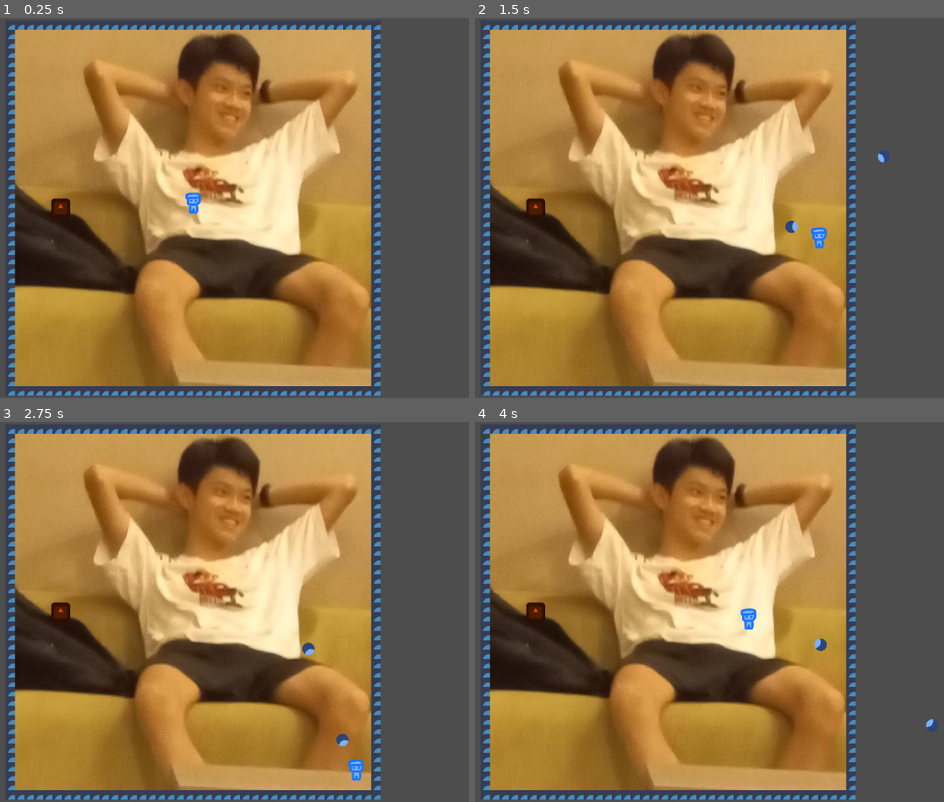
Above: before the commit, frames 1-4 (two rows, left to right).
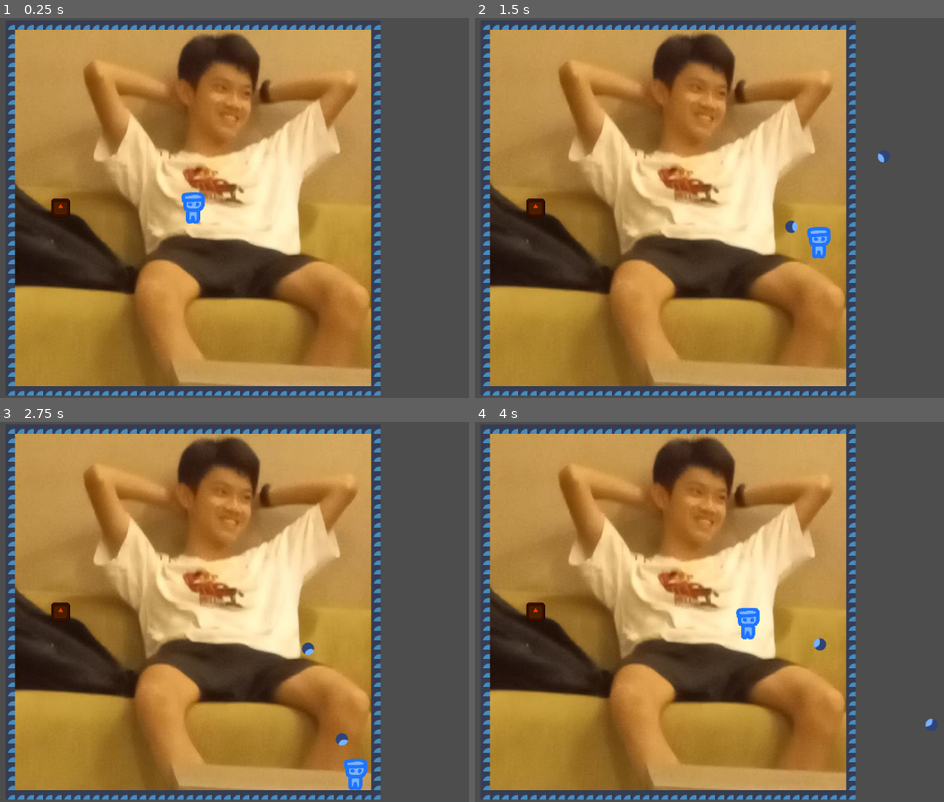
Above: after the commit, the same moments.

Repository: Darr3n2GG/guns
Game: Godot game, scene res://Worlds/movement_test.tscn
Two runs of this game, one before a commit and one after it. Both use one fixed random seed, a clock stepped at 60 frames per second and the inputs below. The project has no main scene, so this scene is started directly. The engine's default icon, where the game draws it, is replaced by a stand-in: a white triangle on a blue panel in a dark square.
Inputs (mouse positions are in pixels of both pictures, inside the frame that each line leads up to):
- Up to frame 1 (0.25 s): no input
- Up to frame 2 (1.5 s): tap Enter at 0.5 s; move the mouse to (817, 189) at 0.52 s; press the mouse at (817, 189) at 0.53 s; hold D (move_right) 0.53-1.28 s; move the mouse to (531, 227) at 1.27 s; release the mouse at (531, 227) at 1.28 s; hold S (move_down) from 1.28 s (still down); click (531, 227) at 1.35 s
- Up to frame 3 (2.75 s): move the mouse to (262, 528) at 2.02 s; release S (move_down) at 2.03 s; press the mouse at (262, 528) at 2.03 s; hold D (move_right) from 2.03 s (still down)
- Up to frame 4 (4 s): move the mouse to (634, 688) at 2.77 s; release D (move_right) at 2.78 s; release the mouse at (634, 688) at 2.78 s; hold W (move_up) 2.78-3.53 s; click (634, 688) at 2.85 s; move the mouse to (868, 669) at 3.52 s; press the mouse at (868, 669) at 3.53 s; hold A (move_left) from 3.53 s (still down)

The runs differ from the first frame. In frame 1, 0.3% of the frame differs, in the area x 38-44%, y 45-55%; in frame 2, 0.3%; in frame 3, 0.3%, in the area x 64-79%, y 57-97%; in frame 4, 0.3%.

Commit message:
finalized animation for player

Diff:
--- a/Characters/Player/Gun.gd
+++ b/Characters/Player/Gun.gd
@@ -25,6 +25,7 @@
 	var new_projectile = projectile.instantiate() as Sprite2D
 	owner.add_child(new_projectile)
 	new_projectile.set_as_top_level(true)
+	new_projectile.global_position = $Muzzle.global_position
 	new_projectile.transform = global_transform
 	new_projectile.get_child(1).damage = Global.ammo_damage
 	Global.ammo -= 1
--- a/Characters/Player/player.tscn
+++ b/Characters/Player/player.tscn
@@ -10,7 +10,7 @@
 [ext_resource type="Script" path="res://Characters/Player/Gun.gd" id="5_qwdnl"]
 
 [sub_resource type="RectangleShape2D" id="RectangleShape2D_1ikko"]
-size = Vector2(52, 52)
+size = Vector2(54, 54)
 
 [sub_resource type="AtlasTexture" id="AtlasTexture_75lt8"]
 atlas = ExtResource("4_odjml")
@@ -66,9 +66,9 @@
 "duration": 1.0,
 "texture": ExtResource("3_0s7uh")
 }],
-"loop": true,
+"loop": false,
 "name": &"Body",
-"speed": 5.0
+"speed": 1.0
 }, {
 "frames": [{
 "duration": 1.0,
@@ -91,7 +91,7 @@
 }],
 "loop": true,
 "name": &"Body LR",
-"speed": 4.0
+"speed": 6.0
 }, {
 "frames": [{
 "duration": 1.0,
@@ -114,11 +114,11 @@
 }],
 "loop": true,
 "name": &"Body UD",
-"speed": 5.0
+"speed": 6.0
 }]
 
 [sub_resource type="RectangleShape2D" id="RectangleShape2D_qmr0m"]
-size = Vector2(52, 52)
+size = Vector2(54, 54)
 
 [node name="Player" type="CharacterBody2D"]
 collision_mask = 2
@@ -131,19 +131,21 @@
 shape = SubResource("RectangleShape2D_1ikko")
 
 [node name="Icon" type="Sprite2D" parent="."]
-position = Vector2(0, -15)
-scale = Vector2(0.4, 0.4)
+position = Vector2(0.1, -10.2)
+scale = Vector2(0.6, 0.6)
 texture = ExtResource("2_upjym")
 region_enabled = true
 region_rect = Rect2(80, 51, 67, 56)
 
 [node name="AnimatedSprite2D" type="AnimatedSprite2D" parent="."]
-editor_description = "offset for Body UD is x = -2, y = 4"
-position = Vector2(1, 3)
-scale = Vector2(0.400002, 0.400002)
+editor_description = "offset for Body is x = -1.1
+offset for Body UD is x = 1.1, y = 4
+offset for Body LR is x = 1.35, y = 0.5"
+position = Vector2(1.1, 16.8)
+scale = Vector2(0.6, 0.6)
 sprite_frames = SubResource("SpriteFrames_rlsor")
 animation = &"Body"
-frame_progress = 0.928435
+offset = Vector2(-1.1, 0)
 
 [node name="HealthComponent" parent="." instance=ExtResource("3_eh54q")]
 
Binary file changed: Characters/Player/assets/Body LR.png
Binary file changed: Characters/Player/assets/Body.png
